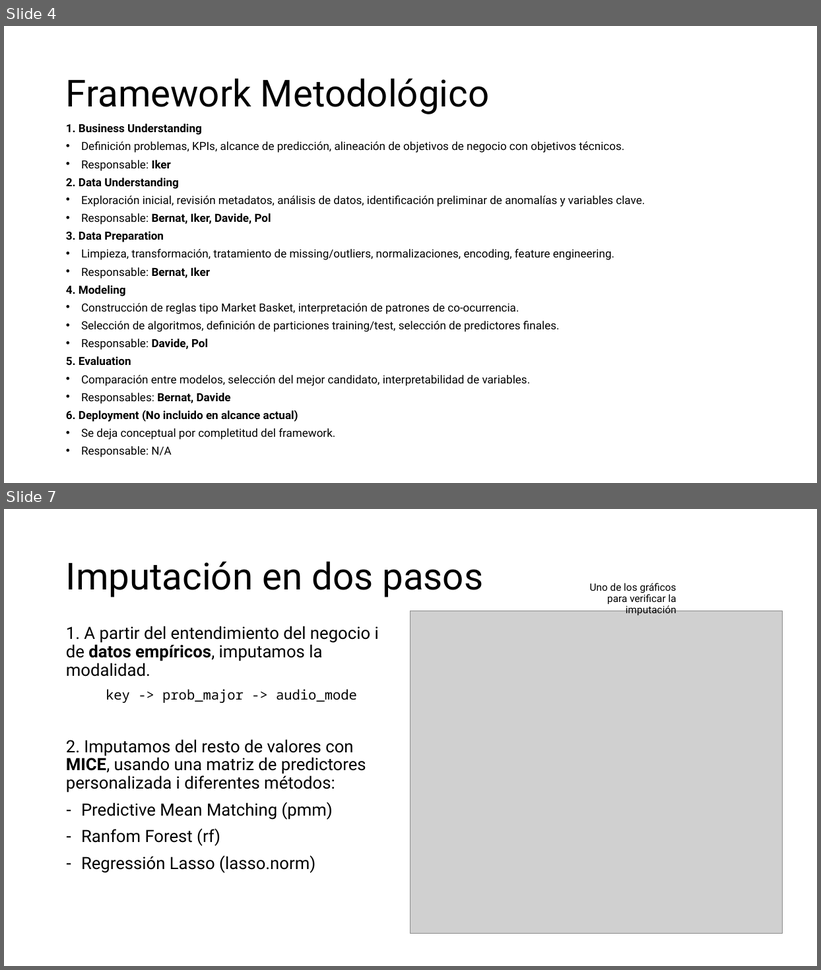
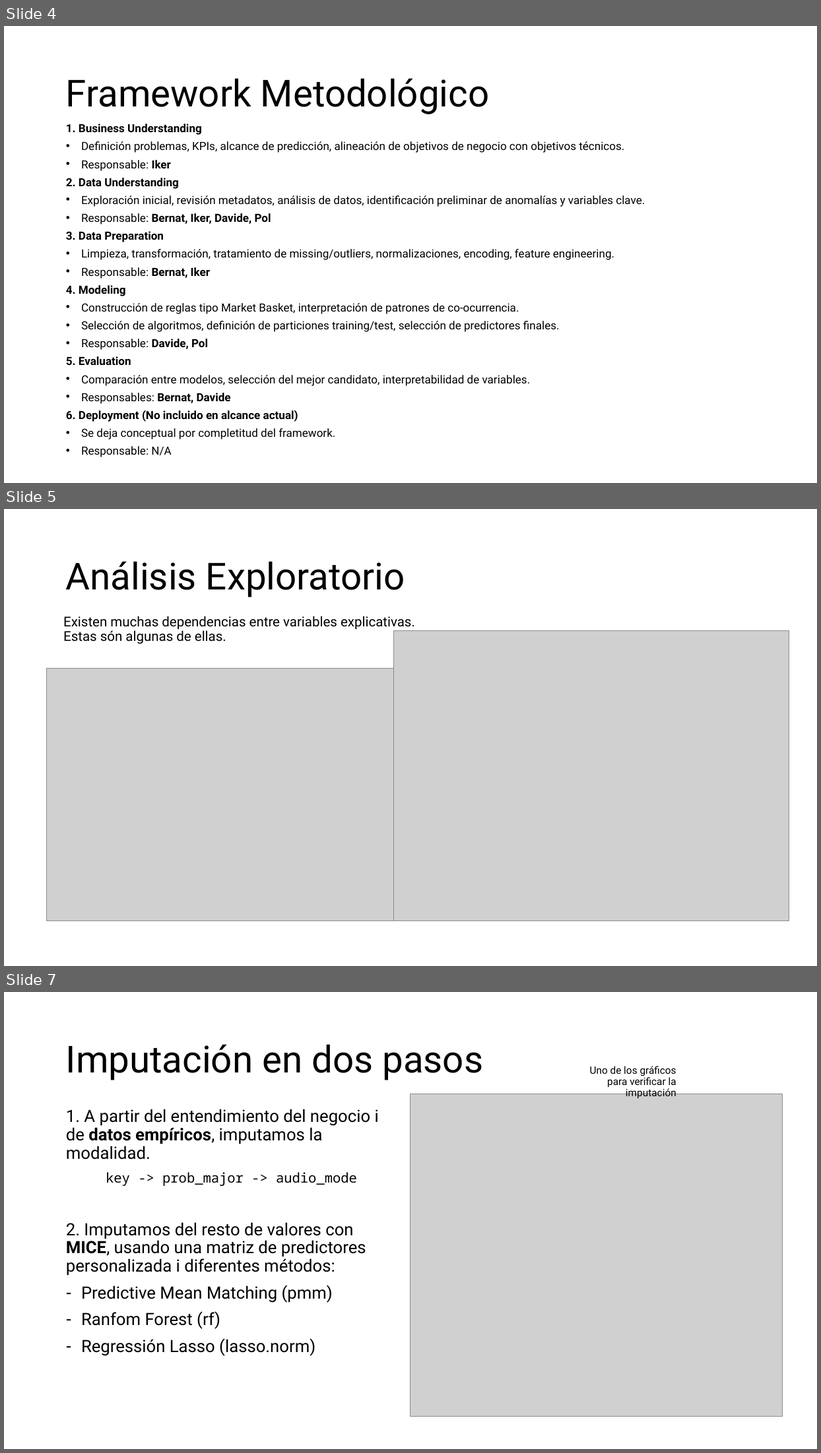
Before and after one commit to benet1one/Mineria, a slide deck: Report_definitivo.pptx. Shown one above the other, each under a label of ours: slides 4 and 7 before the commit, slides 4, 5 and 7 after it; the slides between them are not shown. The pictures are 821x970 and 821x1453 pixels, drawn with LibreOffice and Linux fonts; fonts in the diff are those of the drawing; grey boxes stand for pictures. Boxes give left, top, right and bottom in pixels: in the first picture for what was removed or moved away, otherwise in the second. Text is boxed around its words. In the diff, an @@ line names an element or a change of style, - is before the commit and + after.

```diff
--- a/Report_definitivo.pptx
+++ b/Report_definitivo.pptx
@@ slide 5 added at (x1=4, y1=509, x2=817, y2=966), background #FFFFFF @@
@@ title added at (x1=66, y1=561, x2=405, y2=597), 44 pt, text #000000 @@
+Análisis Exploratorio
@@ text added at (x1=63, y1=616, x2=415, y2=644), 16 pt, text #000000 @@
+Existen muchas dependencias entre variables explicativas.
+Estas són algunas de ellas.
@@ picture added at (x1=394, y1=631, x2=789, y2=921) @@
@@ picture added at (x1=47, y1=668, x2=394, y2=921) @@
```
Also in this commit, not shown: 1 other slide added, 2 slides removed, 3 other files.
